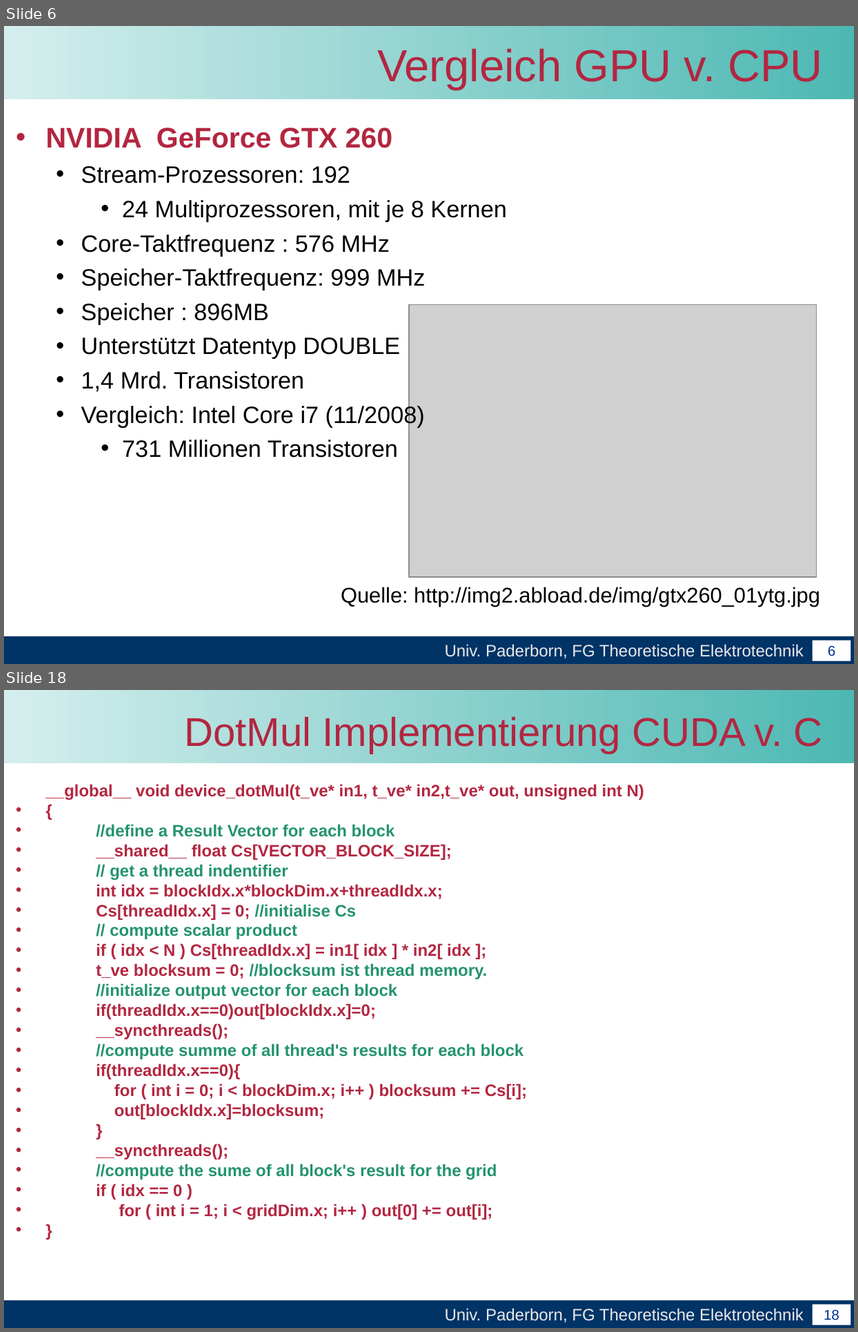
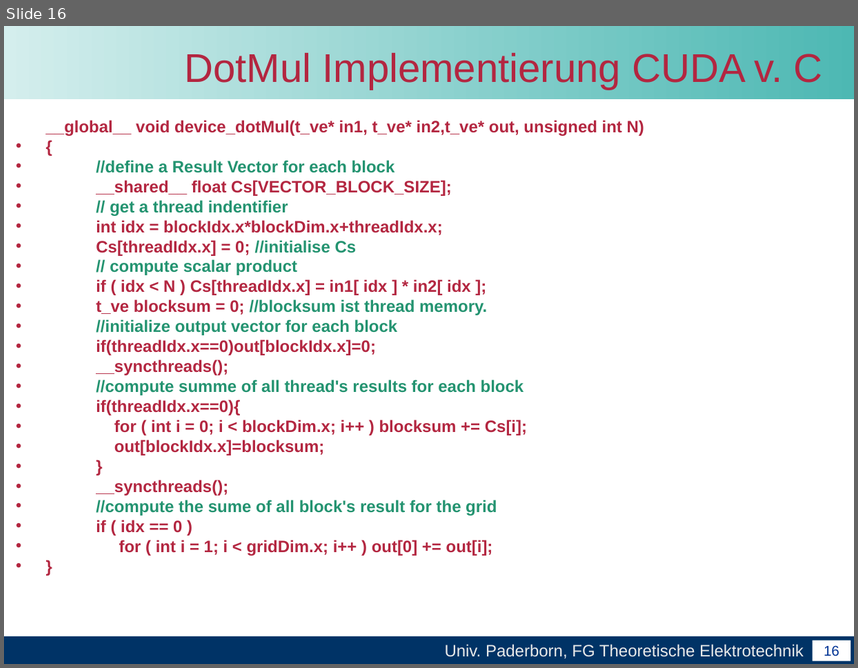
Before and after one commit to unconditional/projektarbeitcuda, a slide deck: Vortrag/Zwischenvortrag der Projektarbeit CUDA.ppt. Shown one above the other, each under a label of ours: slides 6 and 18 before the commit, slide 16 after it; the slides between them are not shown. The pictures are 858x1332 and 858x668 pixels, drawn with LibreOffice and Linux fonts; fonts in the diff are those of the drawing; grey boxes stand for pictures; background and template pictures are left out. Boxes give left, top, right and bottom in pixels: in the first picture for what was removed or moved away, otherwise in the second. Text is boxed around its words. In the diff, an @@ line names an element or a change of style, - is before the commit and + after.

```diff
--- a/Vortrag/Zwischenvortrag der Projektarbeit CUDA.ppt
+++ b/Vortrag/Zwischenvortrag der Projektarbeit CUDA.ppt
@@ slide 6 removed at (x1=4, y1=26, x2=854, y2=664), background #FFFFFF; not listed: 4 template elements that a slide beside it also shows @@
@@ title removed at (x1=377, y1=49, x2=822, y2=89) @@
-Vergleich GPU v. CPU
@@ text removed at (x1=46, y1=127, x2=506, y2=457) @@
-• NVIDIA GeForce GTX 260
-  • Stream-Prozessoren: 192
-    • 24 Multiprozessoren, mit je 8 Kernen
-  • Core-Taktfrequenz : 576 MHz
-  • Speicher-Taktfrequenz: 999 MHz
-  • Speicher : 896MB
-  • Unterstützt Datentyp DOUBLE
-  • 1,4 Mrd. Transistoren
-  • Vergleich: Intel Core i7 (11/2008)
-    • 731 Millionen Transistoren
@@ picture removed at (x1=408, y1=305, x2=816, y2=577) @@
@@ text removed at (x1=341, y1=586, x2=820, y2=606) @@
-Quelle: http://img2.abload.de/img/gtx260_01ytg.jpg
@@ what was slide 18 is now slide 16 @@
@@ page number at (x1=824, y1=645, x2=840, y2=656): text changed @@
-18
+16
```
Also in this commit, not shown: 7 slides changed, 20 slides added, 10 other slides removed, 1 other file.
